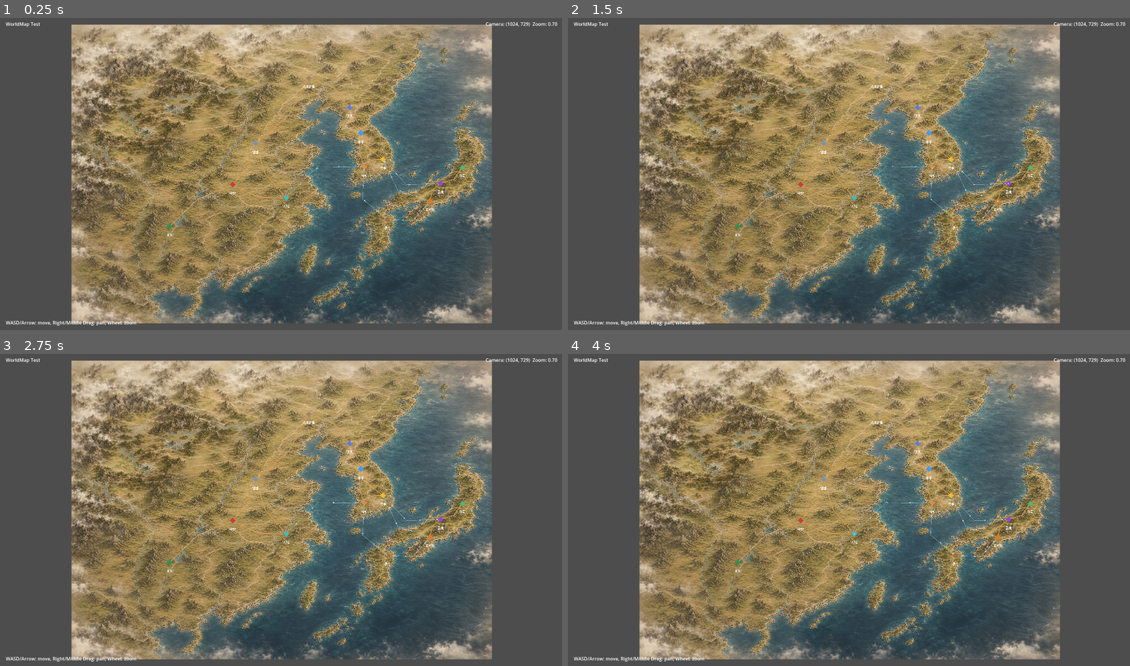
Above: before the commit, frames 1-4 (two rows, left to right).
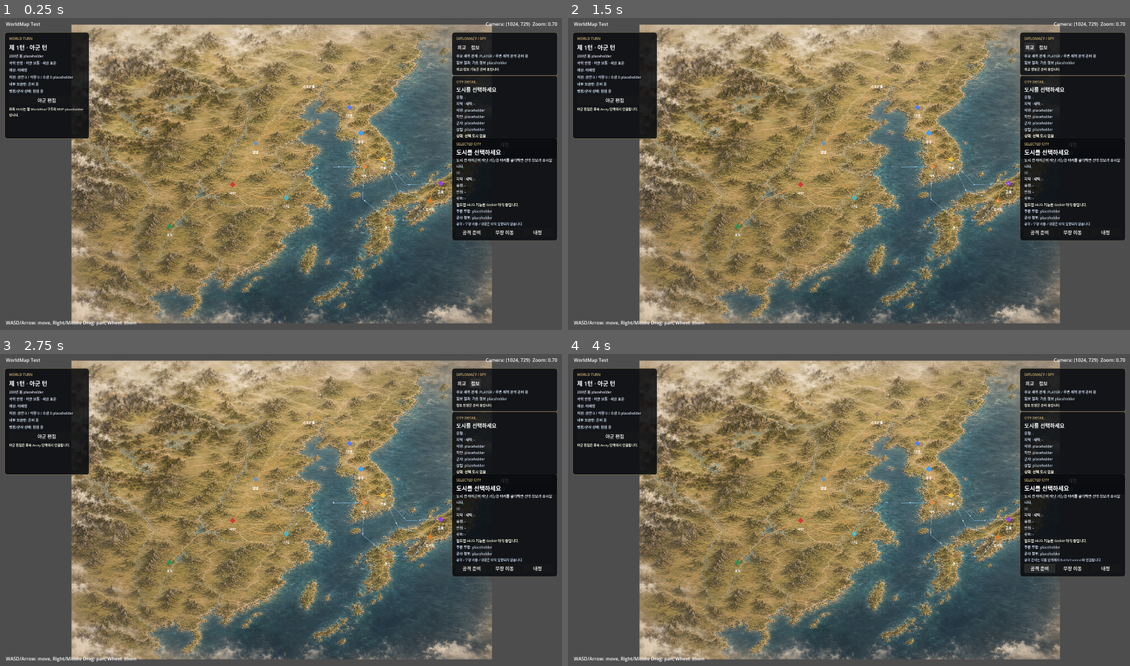
Above: after the commit, the same moments.

Repository: kimjak-app/SamWar_BattleLab
Game: Godot game, scene res://WorldMap_Test.tscn
Same seed, same stepped clock (60 frames per second), same inputs: the game is played once before the commit and once after it. This scene is started directly instead of the project's main scene.
Inputs (mouse positions are in pixels of both pictures, inside the frame that each line leads up to):
- Up to frame 1 (0.25 s): no input
- Up to frame 2 (1.5 s): click (612, 99) at 0.5 s, where only the run after the commit has a clickable "야군 편집"; click (1028, 46) at 1.25 s, where only the run after the commit has a clickable "외교"
- Up to frame 3 (2.75 s): click (477, 382) at 2 s, where only the run after the commit has a clickable "첩보"
- Up to frame 4 (4 s): click (1073, 481) at 2.75 s, where only the run after the commit has a clickable "내정"; click (1040, 569) at 3.5 s, where only the run after the commit has a clickable "공격 준비"

The runs differ from the first frame. In frame 1, 17% of the frame differs, in the area x 0-100%, y 4-72%; in frame 2, 17%; in frame 3, 17%; in frame 4, 17%.

Commit message:
[v0.68b-8 WorldMap Web HUD Panel Structure Import MVP]

Diff:
--- a/WorldMap_Test.tscn
+++ b/WorldMap_Test.tscn
@@ -1117,84 +1117,350 @@
 text = "Camera: (0, 0)  Zoom: 0.70"
 horizontal_alignment = 2
 
+[node name="LeftWorldStatusPanel" type="PanelContainer" parent="WorldMapUI"]
+offset_left = 16.0
+offset_top = 56.0
+offset_right = 304.0
+offset_bottom = 420.0
+theme_override_styles/panel = SubResource("StyleBoxFlat_city_info_panel")
+
+[node name="MarginContainer" type="MarginContainer" parent="WorldMapUI/LeftWorldStatusPanel"]
+layout_mode = 2
+theme_override_constants/margin_left = 14
+theme_override_constants/margin_top = 12
+theme_override_constants/margin_right = 14
+theme_override_constants/margin_bottom = 12
+
+[node name="Content" type="VBoxContainer" parent="WorldMapUI/LeftWorldStatusPanel/MarginContainer"]
+layout_mode = 2
+theme_override_constants/separation = 6
+
+[node name="EyebrowLabel" type="Label" parent="WorldMapUI/LeftWorldStatusPanel/MarginContainer/Content"]
+layout_mode = 2
+theme_override_colors/font_color = Color(0.86, 0.74, 0.46, 1)
+theme_override_font_sizes/font_size = 12
+text = "WORLD TURN"
+
+[node name="TurnLabel" type="Label" parent="WorldMapUI/LeftWorldStatusPanel/MarginContainer/Content"]
+layout_mode = 2
+theme_override_colors/font_color = Color(1, 1, 1, 1)
+theme_override_font_sizes/font_size = 20
+text = "제 1턴 · 아군 턴"
+
+[node name="CalendarLabel" type="Label" parent="WorldMapUI/LeftWorldStatusPanel/MarginContainer/Content"]
+layout_mode = 2
+theme_override_colors/font_color = Color(0.88, 0.9, 0.94, 1)
+theme_override_font_sizes/font_size = 12
+text = "200년 봄 placeholder"
+
+[node name="NationLabel" type="Label" parent="WorldMapUI/LeftWorldStatusPanel/MarginContainer/Content"]
+layout_mode = 2
+theme_override_colors/font_color = Color(0.82, 0.86, 0.92, 1)
+theme_override_font_sizes/font_size = 12
+text = "국력 안정 · 치안 보통 · 세금 표준"
+autowrap_mode = 2
+
+[node name="ChancellorLabel" type="Label" parent="WorldMapUI/LeftWorldStatusPanel/MarginContainer/Content"]
+layout_mode = 2
+theme_override_colors/font_color = Color(0.82, 0.86, 0.92, 1)
+theme_override_font_sizes/font_size = 12
+text = "재상: 미배정"
+
+[node name="ResourceLabel" type="Label" parent="WorldMapUI/LeftWorldStatusPanel/MarginContainer/Content"]
+layout_mode = 2
+theme_override_colors/font_color = Color(0.82, 0.86, 0.92, 1)
+theme_override_font_sizes/font_size = 12
+text = "자원: 금전 0 / 식량 0 / 소금 0 placeholder"
+autowrap_mode = 2
+
+[node name="SupplyLabel" type="Label" parent="WorldMapUI/LeftWorldStatusPanel/MarginContainer/Content"]
+layout_mode = 2
+theme_override_colors/font_color = Color(0.82, 0.86, 0.92, 1)
+theme_override_font_sizes/font_size = 12
+text = "내부 보급망: 준비 중"
+
+[node name="MilitaryLogisticsLabel" type="Label" parent="WorldMapUI/LeftWorldStatusPanel/MarginContainer/Content"]
+layout_mode = 2
+theme_override_colors/font_color = Color(0.82, 0.86, 0.92, 1)
+theme_override_font_sizes/font_size = 12
+text = "병참/군사 상태: 점검 중"
+
+[node name="WildArmyEditButtonPlaceholder" type="Button" parent="WorldMapUI/LeftWorldStatusPanel/MarginContainer/Content"]
+layout_mode = 2
+text = "야군 편집"
+
+[node name="WorldStatusHintLabel" type="Label" parent="WorldMapUI/LeftWorldStatusPanel/MarginContainer/Content"]
+layout_mode = 2
+theme_override_colors/font_color = Color(0.95, 0.94, 0.86, 1)
+theme_override_font_sizes/font_size = 11
+text = "좌측 HUD는 웹 WorldHud 구조의 MVP placeholder입니다."
+autowrap_mode = 2
+
+[node name="DiplomacySpyPanel" type="PanelContainer" parent="WorldMapUI"]
+anchors_preset = 1
+anchor_left = 1.0
+anchor_right = 1.0
+offset_left = -380.0
+offset_top = 56.0
+offset_right = -20.0
+offset_bottom = 196.0
+theme_override_styles/panel = SubResource("StyleBoxFlat_city_info_panel")
+
+[node name="MarginContainer" type="MarginContainer" parent="WorldMapUI/DiplomacySpyPanel"]
+layout_mode = 2
+theme_override_constants/margin_left = 14
+theme_override_constants/margin_top = 12
+theme_override_constants/margin_right = 14
+theme_override_constants/margin_bottom = 12
+
+[node name="Content" type="VBoxContainer" parent="WorldMapUI/DiplomacySpyPanel/MarginContainer"]
+layout_mode = 2
+theme_override_constants/separation = 5
+
+[node name="EyebrowLabel" type="Label" parent="WorldMapUI/DiplomacySpyPanel/MarginContainer/Content"]
+layout_mode = 2
+theme_override_colors/font_color = Color(0.86, 0.74, 0.46, 1)
+theme_override_font_sizes/font_size = 12
+text = "DIPLOMACY / SPY"
+
+[node name="TabRow" type="HBoxContainer" parent="WorldMapUI/DiplomacySpyPanel/MarginContainer/Content"]
+layout_mode = 2
+theme_override_constants/separation = 8
+
+[node name="DiplomacyModeButtonPlaceholder" type="Button" parent="WorldMapUI/DiplomacySpyPanel/MarginContainer/Content/TabRow"]
+layout_mode = 2
+text = "외교"
+
+[node name="SpyModeButtonPlaceholder" type="Button" parent="WorldMapUI/DiplomacySpyPanel/MarginContainer/Content/TabRow"]
+layout_mode = 2
+text = "첩보"
+
+[node name="RelationLabel" type="Label" parent="WorldMapUI/DiplomacySpyPanel/MarginContainer/Content"]
+layout_mode = 2
+theme_override_colors/font_color = Color(0.82, 0.86, 0.92, 1)
+theme_override_font_sizes/font_size = 12
+text = "주요 세력 관계: PLAYER / 주변 세력 분석 준비 중"
+autowrap_mode = 2
+
+[node name="IntelLabel" type="Label" parent="WorldMapUI/DiplomacySpyPanel/MarginContainer/Content"]
+layout_mode = 2
+theme_override_colors/font_color = Color(0.82, 0.86, 0.92, 1)
+theme_override_font_sizes/font_size = 12
+text = "첩보 결과: 기초 정보 placeholder"
+autowrap_mode = 2
+
+[node name="DiplomacyHintLabel" type="Label" parent="WorldMapUI/DiplomacySpyPanel/MarginContainer/Content"]
+layout_mode = 2
+theme_override_colors/font_color = Color(0.95, 0.94, 0.86, 1)
+theme_override_font_sizes/font_size = 11
+text = "외교/첩보 기능은 준비 중입니다."
+autowrap_mode = 2
+
+[node name="CityDetailPanel" type="PanelContainer" parent="WorldMapUI"]
+anchors_preset = 1
+anchor_left = 1.0
+anchor_right = 1.0
+offset_left = -380.0
+offset_top = 204.0
+offset_right = -20.0
+offset_bottom = 408.0
+theme_override_styles/panel = SubResource("StyleBoxFlat_city_info_panel")
+
+[node name="MarginContainer" type="MarginContainer" parent="WorldMapUI/CityDetailPanel"]
+layout_mode = 2
+theme_override_constants/margin_left = 14
+theme_override_constants/margin_top = 12
+theme_override_constants/margin_right = 14
+theme_override_constants/margin_bottom = 12
+
+[node name="Content" type="VBoxContainer" parent="WorldMapUI/CityDetailPanel/MarginContainer"]
+layout_mode = 2
+theme_override_constants/separation = 4
+
+[node name="EyebrowLabel" type="Label" parent="WorldMapUI/CityDetailPanel/MarginContainer/Content"]
+layout_mode = 2
+theme_override_colors/font_color = Color(0.86, 0.74, 0.46, 1)
+theme_override_font_sizes/font_size = 12
+text = "CITY DETAIL"
+
+[node name="CityNameLabel" type="Label" parent="WorldMapUI/CityDetailPanel/MarginContainer/Content"]
+layout_mode = 2
+theme_override_colors/font_color = Color(1, 1, 1, 1)
+theme_override_font_sizes/font_size = 18
+text = "도시를 선택하세요"
+
+[node name="CityTypeLabel" type="Label" parent="WorldMapUI/CityDetailPanel/MarginContainer/Content"]
+layout_mode = 2
+theme_override_colors/font_color = Color(0.82, 0.86, 0.92, 1)
+theme_override_font_sizes/font_size = 12
+text = "유형: -"
+
+[node name="RegionOwnerLabel" type="Label" parent="WorldMapUI/CityDetailPanel/MarginContainer/Content"]
+layout_mode = 2
+theme_override_colors/font_color = Color(0.82, 0.86, 0.92, 1)
+theme_override_font_sizes/font_size = 12
+text = "지역 · 세력: -"
+
+[node name="ResourceLabel" type="Label" parent="WorldMapUI/CityDetailPanel/MarginContainer/Content"]
+layout_mode = 2
+theme_override_colors/font_color = Color(0.82, 0.86, 0.92, 1)
+theme_override_font_sizes/font_size = 12
+text = "자원: placeholder"
+
+[node name="SecurityLabel" type="Label" parent="WorldMapUI/CityDetailPanel/MarginContainer/Content"]
+layout_mode = 2
+theme_override_colors/font_color = Color(0.82, 0.86, 0.92, 1)
+theme_override_font_sizes/font_size = 12
+text = "치안: placeholder"
+
+[node name="MilitaryLabel" type="Label" parent="WorldMapUI/CityDetailPanel/MarginContainer/Content"]
+layout_mode = 2
+theme_override_colors/font_color = Color(0.82, 0.86, 0.92, 1)
+theme_override_font_sizes/font_size = 12
+text = "군사: placeholder"
+
+[node name="CommerceLabel" type="Label" parent="WorldMapUI/CityDetailPanel/MarginContainer/Content"]
+layout_mode = 2
+theme_override_colors/font_color = Color(0.82, 0.86, 0.92, 1)
+theme_override_font_sizes/font_size = 12
+text = "상업: placeholder"
+
+[node name="StatusLabel" type="Label" parent="WorldMapUI/CityDetailPanel/MarginContainer/Content"]
+layout_mode = 2
+theme_override_colors/font_color = Color(0.95, 0.94, 0.86, 1)
+theme_override_font_sizes/font_size = 12
+text = "상태: 선택 도시 없음"
+autowrap_mode = 2
+
+[node name="DomesticButtonPlaceholder" type="Button" parent="WorldMapUI/CityDetailPanel/MarginContainer/Content"]
+layout_mode = 2
+text = "내정"
+
+[node name="HintLabel" type="Label" parent="WorldMapUI/CityDetailPanel/MarginContainer/Content"]
+layout_mode = 2
+theme_override_colors/font_color = Color(0.7, 0.76, 0.84, 1)
+theme_override_font_sizes/font_size = 11
+text = "도시 선택 시 상세 정보가 갱신됩니다."
+autowrap_mode = 2
+
 [node name="CityInfoPanel" type="PanelContainer" parent="WorldMapUI" unique_id=1812841544]
 anchors_preset = 1
 anchor_left = 1.0
 anchor_right = 1.0
 offset_left = -380.0
-offset_top = 64.0
+offset_top = 416.0
 offset_right = -20.0
-offset_bottom = 360.0
+offset_bottom = 638.0
 theme_override_styles/panel = SubResource("StyleBoxFlat_city_info_panel")
 script = ExtResource("13_city_info_panel")
 
 [node name="MarginContainer" type="MarginContainer" parent="WorldMapUI/CityInfoPanel"]
 layout_mode = 2
-theme_override_constants/margin_left = 16
-theme_override_constants/margin_top = 14
-theme_override_constants/margin_right = 16
-theme_override_constants/margin_bottom = 14
+theme_override_constants/margin_left = 14
+theme_override_constants/margin_top = 12
+theme_override_constants/margin_right = 14
+theme_override_constants/margin_bottom = 12
 
 [node name="Content" type="VBoxContainer" parent="WorldMapUI/CityInfoPanel/MarginContainer"]
 layout_mode = 2
-theme_override_constants/separation = 6
+theme_override_constants/separation = 4
 
 [node name="EyebrowLabel" type="Label" parent="WorldMapUI/CityInfoPanel/MarginContainer/Content"]
 layout_mode = 2
 theme_override_colors/font_color = Color(0.86, 0.74, 0.46, 1)
 theme_override_font_sizes/font_size = 12
-text = "Selected City"
+text = "SELECTED CITY"
 
 [node name="CityNameLabel" type="Label" parent="WorldMapUI/CityInfoPanel/MarginContainer/Content"]
 layout_mode = 2
 theme_override_colors/font_color = Color(1, 1, 1, 1)
-theme_override_font_sizes/font_size = 26
+theme_override_font_sizes/font_size = 20
 text = "도시명"
 
+[node name="DescriptionLabel" type="Label" parent="WorldMapUI/CityInfoPanel/MarginContainer/Content"]
+layout_mode = 2
+theme_override_colors/font_color = Color(0.88, 0.9, 0.94, 1)
+theme_override_font_sizes/font_size = 12
+text = "한 줄 설명"
+autowrap_mode = 2
+
 [node name="CityIdLabel" type="Label" parent="WorldMapUI/CityInfoPanel/MarginContainer/Content"]
 layout_mode = 2
 theme_override_colors/font_color = Color(0.78, 0.82, 0.9, 1)
+theme_override_font_sizes/font_size = 12
 text = "id: city_id"
 
 [node name="RegionOwnerLabel" type="Label" parent="WorldMapUI/CityInfoPanel/MarginContainer/Content"]
 layout_mode = 2
 theme_override_colors/font_color = Color(0.88, 0.9, 0.94, 1)
+theme_override_font_sizes/font_size = 12
 text = "지역 · OWNER"
 
 [node name="CityTypeLabel" type="Label" parent="WorldMapUI/CityInfoPanel/MarginContainer/Content"]
 layout_mode = 2
 theme_override_colors/font_color = Color(0.88, 0.9, 0.94, 1)
+theme_override_font_sizes/font_size = 12
 text = "유형: 거점"
 
 [node name="NeighborLabel" type="Label" parent="WorldMapUI/CityInfoPanel/MarginContainer/Content"]
 layout_mode = 2
 theme_override_colors/font_color = Color(0.82, 0.86, 0.92, 1)
+theme_override_font_sizes/font_size = 12
 autowrap_mode = 2
 text = "인접: -"
 
 [node name="RouteTypeLabel" type="Label" parent="WorldMapUI/CityInfoPanel/MarginContainer/Content"]
 layout_mode = 2
 theme_override_colors/font_color = Color(0.82, 0.86, 0.92, 1)
+theme_override_font_sizes/font_size = 12
 autowrap_mode = 2
 text = "루트: -"
 
 [node name="StatusTextLabel" type="Label" parent="WorldMapUI/CityInfoPanel/MarginContainer/Content"]
 layout_mode = 2
 theme_override_colors/font_color = Color(0.95, 0.94, 0.86, 1)
+theme_override_font_sizes/font_size = 12
 autowrap_mode = 2
 text = "월드맵 기능은 Godot 이식 중입니다."
 
+[node name="GarrisonLabel" type="Label" parent="WorldMapUI/CityInfoPanel/MarginContainer/Content"]
+layout_mode = 2
+theme_override_colors/font_color = Color(0.82, 0.86, 0.92, 1)
+theme_override_font_sizes/font_size = 12
+text = "주둔 무장: placeholder"
+
+[node name="MilitaryInfoLabel" type="Label" parent="WorldMapUI/CityInfoPanel/MarginContainer/Content"]
+layout_mode = 2
+theme_override_colors/font_color = Color(0.82, 0.86, 0.92, 1)
+theme_override_font_sizes/font_size = 12
+text = "군사 정보: placeholder"
+autowrap_mode = 2
+
+[node name="HintLabel" type="Label" parent="WorldMapUI/CityInfoPanel/MarginContainer/Content"]
+layout_mode = 2
+theme_override_colors/font_color = Color(0.7, 0.76, 0.84, 1)
+theme_override_font_sizes/font_size = 11
+text = "도시 행동은 placeholder입니다."
+autowrap_mode = 2
+
 [node name="ButtonRow" type="HBoxContainer" parent="WorldMapUI/CityInfoPanel/MarginContainer/Content"]
 layout_mode = 2
-theme_override_constants/separation = 8
+theme_override_constants/separation = 6
 
 [node name="AttackButtonPlaceholder" type="Button" parent="WorldMapUI/CityInfoPanel/MarginContainer/Content/ButtonRow"]
 layout_mode = 2
+size_flags_horizontal = 3
 text = "공격 준비"
 
 [node name="HeroMoveButtonPlaceholder" type="Button" parent="WorldMapUI/CityInfoPanel/MarginContainer/Content/ButtonRow"]
 layout_mode = 2
+size_flags_horizontal = 3
 text = "무장 이동"
+
+[node name="DomesticButtonPlaceholder" type="Button" parent="WorldMapUI/CityInfoPanel/MarginContainer/Content/ButtonRow"]
+layout_mode = 2
+size_flags_horizontal = 3
+text = "내정"
 
 [node name="InstructionLabel" type="Label" parent="WorldMapUI" unique_id=192681468]
 anchors_preset = 2
--- a/scripts/worldmap_city_info_panel.gd
+++ b/scripts/worldmap_city_info_panel.gd
@@ -44,22 +44,28 @@
 
 @onready var eyebrow_label: Label = $MarginContainer/Content/EyebrowLabel
 @onready var city_name_label: Label = $MarginContainer/Content/CityNameLabel
+@onready var description_label: Label = $MarginContainer/Content/DescriptionLabel
 @onready var city_id_label: Label = $MarginContainer/Content/CityIdLabel
 @onready var region_owner_label: Label = $MarginContainer/Content/RegionOwnerLabel
 @onready var city_type_label: Label = $MarginContainer/Content/CityTypeLabel
 @onready var neighbor_label: Label = $MarginContainer/Content/NeighborLabel
 @onready var route_type_label: Label = $MarginContainer/Content/RouteTypeLabel
 @onready var status_text_label: Label = $MarginContainer/Content/StatusTextLabel
+@onready var garrison_label: Label = $MarginContainer/Content/GarrisonLabel
+@onready var military_info_label: Label = $MarginContainer/Content/MilitaryInfoLabel
+@onready var hint_label: Label = $MarginContainer/Content/HintLabel
 @onready var attack_button_placeholder: Button = $MarginContainer/Content/ButtonRow/AttackButtonPlaceholder
 @onready var hero_move_button_placeholder: Button = $MarginContainer/Content/ButtonRow/HeroMoveButtonPlaceholder
+@onready var domestic_button_placeholder: Button = $MarginContainer/Content/ButtonRow/DomesticButtonPlaceholder
 
 var _city_markers_by_id: Dictionary = {}
 
 
 func _ready() -> void:
-	hide()
 	attack_button_placeholder.pressed.connect(_on_attack_placeholder_pressed)
 	hero_move_button_placeholder.pressed.connect(_on_hero_move_placeholder_pressed)
+	domestic_button_placeholder.pressed.connect(_on_domestic_placeholder_pressed)
+	_show_empty()
 
 
 func set_city_markers(city_markers_by_id: Dictionary) -> void:
@@ -68,11 +74,15 @@
 
 func show_city(city_marker: WorldMapCityMarker) -> void:
 	if city_marker == null:
-		hide()
+		_show_empty()
 		return
 
-	eyebrow_label.text = "Selected City"
+	eyebrow_label.text = "SELECTED CITY"
 	city_name_label.text = city_marker.display_name
+	description_label.text = "%s 권역의 %s 거점입니다." % [
+		_format_region_label(city_marker.region_id),
+		_format_faction_label(city_marker.owner_faction_id),
+	]
 	city_id_label.text = "id: %s" % city_marker.city_id
 	region_owner_label.text = "%s · %s" % [
 		_format_region_label(city_marker.region_id),
@@ -82,6 +92,25 @@
 	neighbor_label.text = "인접: %s" % _format_neighbors(city_marker.neighbors)
 	route_type_label.text = "루트: %s" % _format_route_types(city_marker)
 	status_text_label.text = _get_status_text(city_marker)
+	garrison_label.text = "주둔 무장: placeholder"
+	military_info_label.text = "군사 정보: 병력 / 방어 / 보급 데이터 연결 예정"
+	hint_label.text = "도시 행동은 placeholder입니다."
+	show()
+
+
+func _show_empty() -> void:
+	eyebrow_label.text = "SELECTED CITY"
+	city_name_label.text = "도시를 선택하세요"
+	description_label.text = "도시 성 아이콘이 아닌 기능형 마커를 클릭하면 선택 정보가 표시됩니다."
+	city_id_label.text = "id: -"
+	region_owner_label.text = "지역 · 세력: -"
+	city_type_label.text = "유형: -"
+	neighbor_label.text = "인접: -"
+	route_type_label.text = "루트: -"
+	status_text_label.text = "월드맵 HUD 기능은 Godot 이식 중입니다."
+	garrison_label.text = "주둔 무장: placeholder"
+	military_info_label.text = "군사 정보: placeholder"
+	hint_label.text = "공격 / 무장 이동 / 내정은 아직 실행되지 않습니다."
 	show()
 
 
@@ -151,7 +180,14 @@
 
 func _on_attack_placeholder_pressed() -> void:
 	print("[WorldMap] Attack placeholder selected. BattleContext connection is deferred.")
+	hint_label.text = "공격 준비는 다음 단계에서 BattleContext와 연결됩니다."
 
 
 func _on_hero_move_placeholder_pressed() -> void:
 	print("[WorldMap] Hero move placeholder selected. Hero transfer is deferred.")
+	hint_label.text = "무장 이동은 다음 단계에서 Hero/Army 배치와 연결됩니다."
+
+
+func _on_domestic_placeholder_pressed() -> void:
+	print("[WorldMap] Domestic placeholder selected. Domestic execution is deferred.")
+	hint_label.text = "내정 실행은 후속 Domestic Affairs 패널에서 연결됩니다."
--- a/scripts/worldmap_test.gd
+++ b/scripts/worldmap_test.gd
@@ -6,6 +6,46 @@
 const WORLD_MAP_MAX_ZOOM := 1.6
 const WORLD_MAP_CLAMP_PADDING := 24.0
 const WORLD_MAP_ZOOM_STEP := 0.1
+const PLAYER_FACTION_ID := "player"
+
+const REGION_LABELS := {
+	"region.china_mainland": "중국대륙",
+	"region.korean_peninsula": "한반도",
+	"region.japanese_archipelago": "일본열도",
+	"region.northern_steppe": "북방초원",
+}
+
+const FACTION_LABELS := {
+	"player": "PLAYER",
+	"goguryeo": "GOGURYEO",
+	"baekje_faction": "BAEKJE",
+	"silla": "SILLA",
+	"chu": "CHU",
+	"wei": "WEI",
+	"shu": "SHU",
+	"wu": "WU",
+	"oda": "ODA",
+	"toyotomi": "TOYOTOMI",
+	"kyushu_faction": "KYUSHU",
+	"tokugawa": "TOKUGAWA",
+	"mongol_faction": "MONGOL",
+}
+
+const CITY_TYPE_LABELS := {
+	"hanseong": "상업 수도",
+	"pyeongyang": "북방 요새",
+	"gyeongju": "왕도",
+	"sabi": "강역 거점",
+	"luoyang": "중원 수도",
+	"yecheng": "군사 거점",
+	"chengdu": "산악 거점",
+	"jianye": "강남 항구",
+	"karakorum": "초원 본거지",
+	"kyoto": "열도 수도",
+	"osaka": "상업 항구",
+	"kyushu": "해상 거점",
+	"edo": "동방 성곽",
+}
 
 @onready var tile_a1_top_left: Sprite2D = $WorldMapRoot/WorldMapTileLayer/Tile_A1_TopLeft
 @onready var tile_a2_top_right: Sprite2D = $WorldMapRoot/WorldMapTileLayer/Tile_A2_TopRight
@@ -15,6 +55,21 @@
 @onready var world_map_camera: Camera2D = $WorldMapCamera
 @onready var camera_debug_label: Label = $WorldMapUI/CameraDebugLabel
 @onready var city_info_panel: Node = $WorldMapUI/CityInfoPanel
+@onready var world_status_hint_label: Label = $WorldMapUI/LeftWorldStatusPanel/MarginContainer/Content/WorldStatusHintLabel
+@onready var wild_army_edit_button_placeholder: Button = $WorldMapUI/LeftWorldStatusPanel/MarginContainer/Content/WildArmyEditButtonPlaceholder
+@onready var diplomacy_hint_label: Label = $WorldMapUI/DiplomacySpyPanel/MarginContainer/Content/DiplomacyHintLabel
+@onready var diplomacy_mode_button_placeholder: Button = $WorldMapUI/DiplomacySpyPanel/MarginContainer/Content/TabRow/DiplomacyModeButtonPlaceholder
+@onready var spy_mode_button_placeholder: Button = $WorldMapUI/DiplomacySpyPanel/MarginContainer/Content/TabRow/SpyModeButtonPlaceholder
+@onready var city_detail_name_label: Label = $WorldMapUI/CityDetailPanel/MarginContainer/Content/CityNameLabel
+@onready var city_detail_type_label: Label = $WorldMapUI/CityDetailPanel/MarginContainer/Content/CityTypeLabel
+@onready var city_detail_region_owner_label: Label = $WorldMapUI/CityDetailPanel/MarginContainer/Content/RegionOwnerLabel
+@onready var city_detail_resource_label: Label = $WorldMapUI/CityDetailPanel/MarginContainer/Content/ResourceLabel
+@onready var city_detail_security_label: Label = $WorldMapUI/CityDetailPanel/MarginContainer/Content/SecurityLabel
+@onready var city_detail_military_label: Label = $WorldMapUI/CityDetailPanel/MarginContainer/Content/MilitaryLabel
+@onready var city_detail_commerce_label: Label = $WorldMapUI/CityDetailPanel/MarginContainer/Content/CommerceLabel
+@onready var city_detail_status_label: Label = $WorldMapUI/CityDetailPanel/MarginContainer/Content/StatusLabel
+@onready var city_detail_hint_label: Label = $WorldMapUI/CityDetailPanel/MarginContainer/Content/HintLabel
+@onready var city_detail_domestic_button_placeholder: Button = $WorldMapUI/CityDetailPanel/MarginContainer/Content/DomesticButtonPlaceholder
 
 var _world_rect := Rect2()
 var _is_dragging := false
@@ -27,6 +82,8 @@
 	_refresh_world_rect_from_scene_tiles()
 	_connect_city_markers()
 	city_info_panel.set_city_markers(_city_markers_by_id)
+	_connect_world_hud_placeholders()
+	_reset_city_detail_panel()
 	_configure_camera()
 	_update_camera_debug_label()
 
@@ -187,3 +244,92 @@
 	selected_city_marker = city_marker
 	selected_city_marker.set_selected(true)
 	city_info_panel.show_city(city_marker)
+	_show_city_detail(city_marker)
+
+
+func _connect_world_hud_placeholders() -> void:
+	wild_army_edit_button_placeholder.pressed.connect(_on_wild_army_edit_placeholder_pressed)
+	diplomacy_mode_button_placeholder.pressed.connect(_on_diplomacy_mode_placeholder_pressed)
+	spy_mode_button_placeholder.pressed.connect(_on_spy_mode_placeholder_pressed)
+	city_detail_domestic_button_placeholder.pressed.connect(_on_city_detail_domestic_placeholder_pressed)
+
+
+func _reset_city_detail_panel() -> void:
+	city_detail_name_label.text = "도시를 선택하세요"
+	city_detail_type_label.text = "유형: -"
+	city_detail_region_owner_label.text = "지역 · 세력: -"
+	city_detail_resource_label.text = "자원: placeholder"
+	city_detail_security_label.text = "치안: placeholder"
+	city_detail_military_label.text = "군사: placeholder"
+	city_detail_commerce_label.text = "상업: placeholder"
+	city_detail_status_label.text = "상태: 선택 도시 없음"
+	city_detail_hint_label.text = "도시 선택 시 상세 정보가 갱신됩니다."
+
+
+func _show_city_detail(city_marker: WorldMapCityMarker) -> void:
+	if city_marker == null:
+		_reset_city_detail_panel()
+		return
+
+	city_detail_name_label.text = city_marker.display_name
+	city_detail_type_label.text = "유형: %s" % _format_city_type(city_marker.city_id)
+	city_detail_region_owner_label.text = "%s · %s" % [
+		_format_region_label(city_marker.region_id),
+		_format_faction_label(city_marker.owner_faction_id),
+	]
+	city_detail_resource_label.text = "자원: 금전 / 식량 / 특산 연결 예정"
+	city_detail_security_label.text = "치안: 안정도 계산 placeholder"
+	city_detail_military_label.text = "군사: 주둔군 / 방어도 연결 예정"
+	city_detail_commerce_label.text = "상업: 시장 / 무역 수치 연결 예정"
+	city_detail_status_label.text = "상태: %s" % _get_city_detail_status(city_marker)
+	city_detail_hint_label.text = "내정 수치 변경과 턴 처리는 아직 실행하지 않습니다."
+
+
+func _format_region_label(region_id: String) -> String:
+	return str(REGION_LABELS.get(region_id, region_id))
+
+
+func _format_faction_label(owner_faction_id: String) -> String:
+	return str(FACTION_LABELS.get(owner_faction_id, owner_faction_id))
+
+
+func _format_city_type(city_id: String) -> String:
+	return str(CITY_TYPE_LABELS.get(city_id, "거점"))
+
+
+func _get_city_detail_status(city_marker: WorldMapCityMarker) -> String:
+	if city_marker.owner_faction_id == PLAYER_FACTION_ID:
+		return "아군 도시"
+	if _has_player_neighbor(city_marker):
+		return "아군 인접 적 도시"
+	if not city_marker.owner_faction_id.is_empty():
+		return "적 도시"
+	return "월드맵 이식 중"
+
+
+func _has_player_neighbor(city_marker: WorldMapCityMarker) -> bool:
+	for neighbor_id in city_marker.neighbors:
+		var neighbor_marker := _city_markers_by_id.get(neighbor_id) as WorldMapCityMarker
+		if neighbor_marker != null and neighbor_marker.owner_faction_id == PLAYER_FACTION_ID:
+			return true
+	return false
+
+
+func _on_wild_army_edit_placeholder_pressed() -> void:
+	print("[WorldMap] Wild army edit placeholder selected. Army editing is deferred.")
+	world_status_hint_label.text = "야군 편집은 후속 Army 단계에서 연결됩니다."
+
+
+func _on_diplomacy_mode_placeholder_pressed() -> void:
+	print("[WorldMap] Diplomacy tab placeholder selected. Diplomacy logic is deferred.")
+	diplomacy_hint_label.text = "외교 행동은 준비 중입니다."
+
+
+func _on_spy_mode_placeholder_pressed() -> void:
+	print("[WorldMap] Spy tab placeholder selected. Spy logic is deferred.")
+	diplomacy_hint_label.text = "첩보 판정은 준비 중입니다."
+
+
+func _on_city_detail_domestic_placeholder_pressed() -> void:
+	print("[WorldMap] City detail domestic placeholder selected. Domestic execution is deferred.")
+	city_detail_hint_label.text = "내정 실행은 아직 수치나 턴 처리와 연결되지 않았습니다."
Not shown, changed: agent/CHANGELOG.md
Not shown, changed: agent/CURRENT_STATE.md
Not shown, changed: agent/HANDOFF_TO_CODEX.md
Not shown, changed: agent/NEXT_TASKS.md
Not shown, changed: agent/SESSION_LOG.md
Not shown, changed: agent/WORLDMAP_RULES.md
